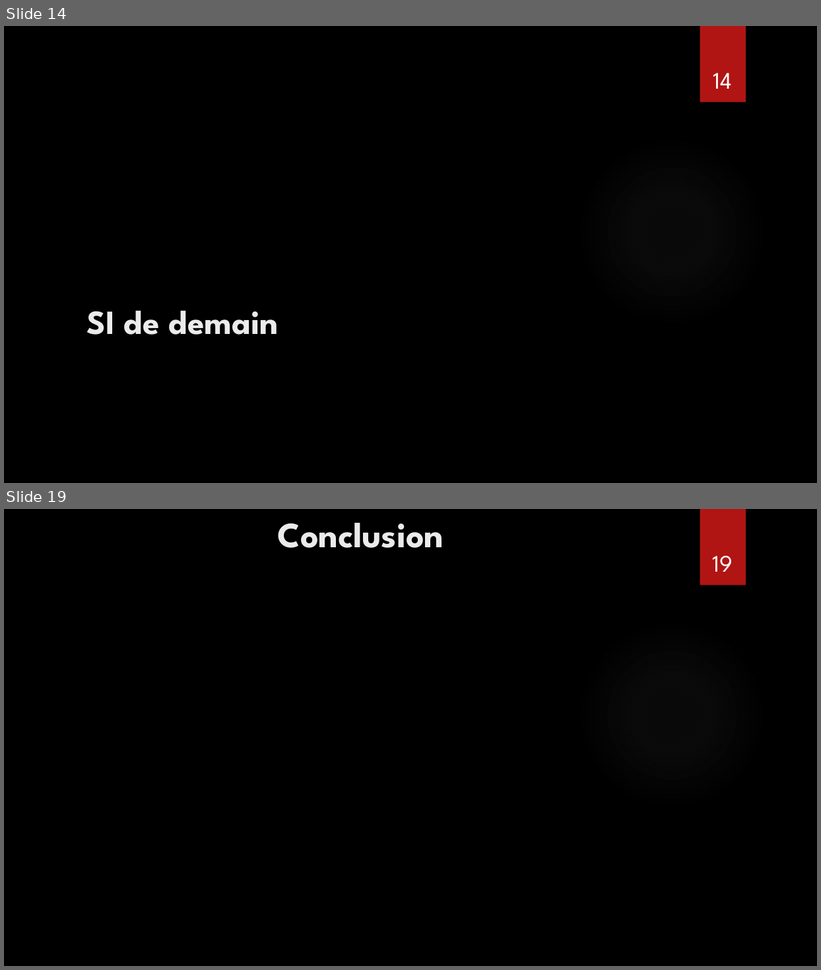
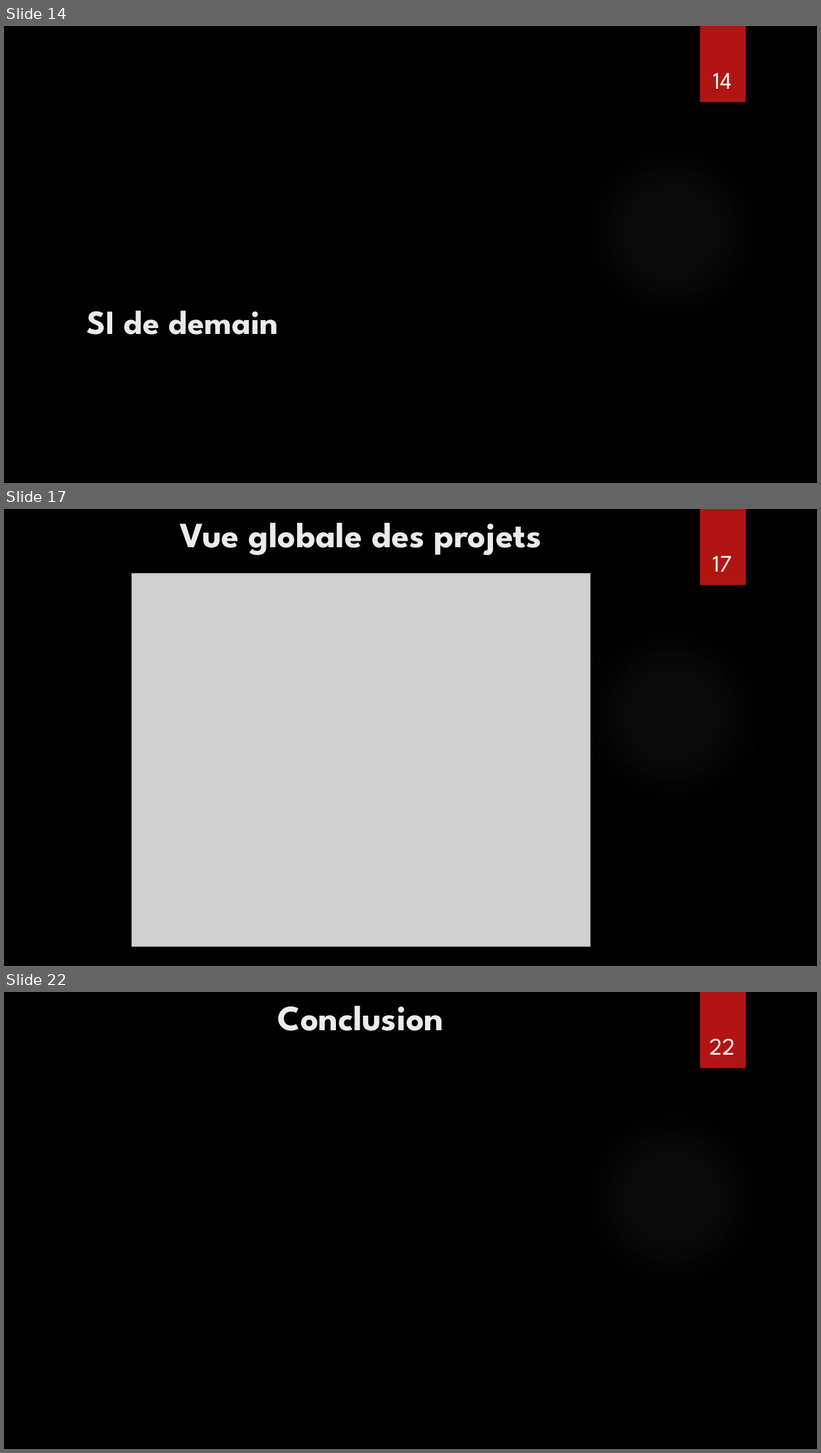
Before and after one commit to CNAM-MPIR/210_Project, a slide deck: Project/MPI_NPE_Presentation NFE210.pptx. Shown one above the other, each under a label of ours: slides 14 and 19 before the commit, slides 14, 17 and 22 after it; the slides between them are not shown. The pictures are 821x970 and 821x1453 pixels, drawn with LibreOffice and Linux fonts; fonts in the diff are those of the drawing; grey boxes stand for pictures; background and template pictures are left out. Boxes give left, top, right and bottom in pixels: in the first picture for what was removed or moved away, otherwise in the second. Text is boxed around its words. In the diff, an @@ line names an element or a change of style, - is before the commit and + after.

Commit message:
Version finale d'archimate
Ajout des dernières vues archimate, complétion du document Word avec la partie du projet AeroNet et des images copiés à partir d'archimate.

```diff
--- a/Project/MPI_NPE_Presentation NFE210.pptx
+++ b/Project/MPI_NPE_Presentation NFE210.pptx
@@ slide 17 added at (4,509,817,966), background picture (left out); not listed: 2 template elements that a slide beside it also shows @@
@@ title added at (180,523,542,555), 42 pt, text #EBEBEB, bold @@
+Vue globale des projets
@@ page number added at (713,556,732,572), 28 pt, text #FFFFFF @@
+17
@@ picture added at (132,573,591,947) @@
@@ what was slide 19 is now slide 22 @@
@@ page number at (710,1039,735,1055): text changed @@
-19
+22
```
Also in this commit, not shown: 2 slides changed, 4 other slides added, 2 slides removed, 2 other files.
